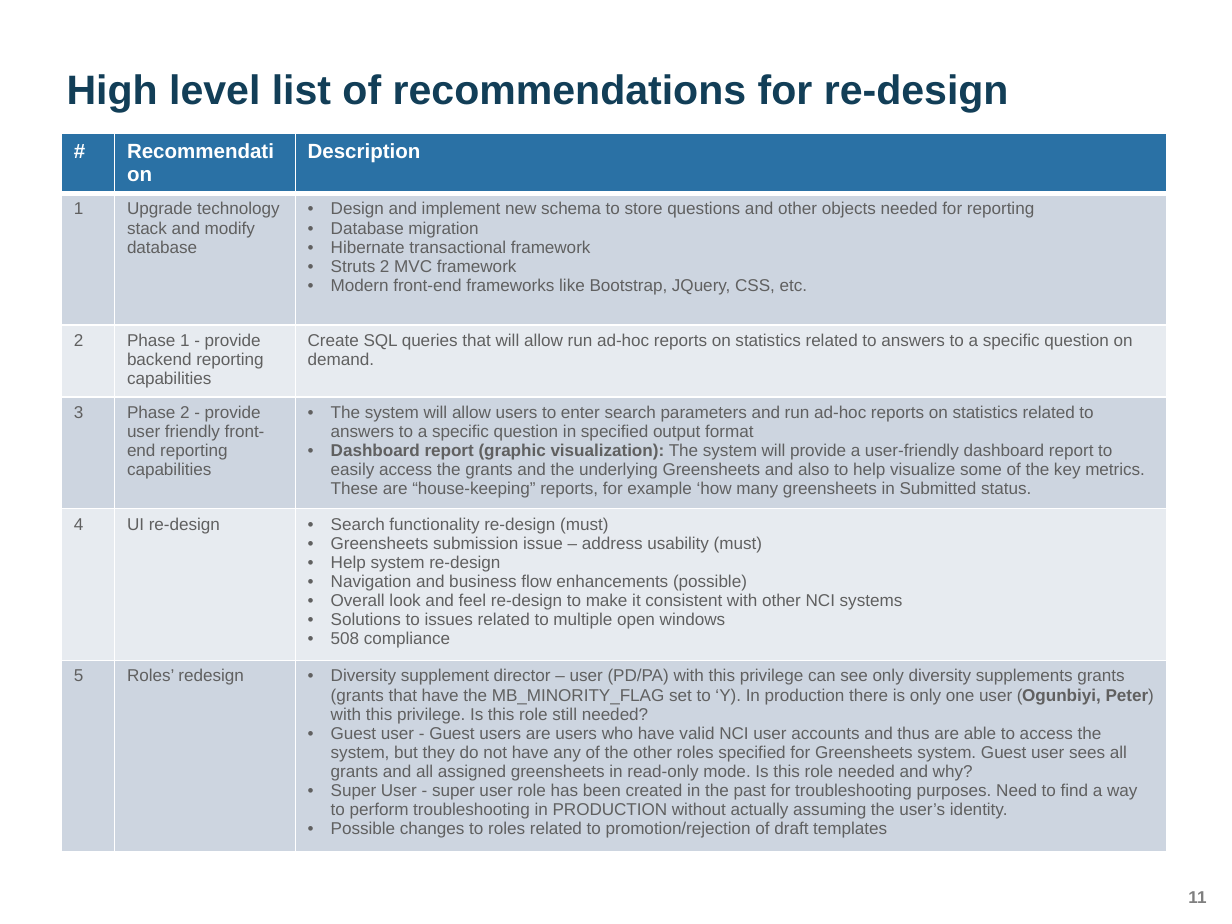
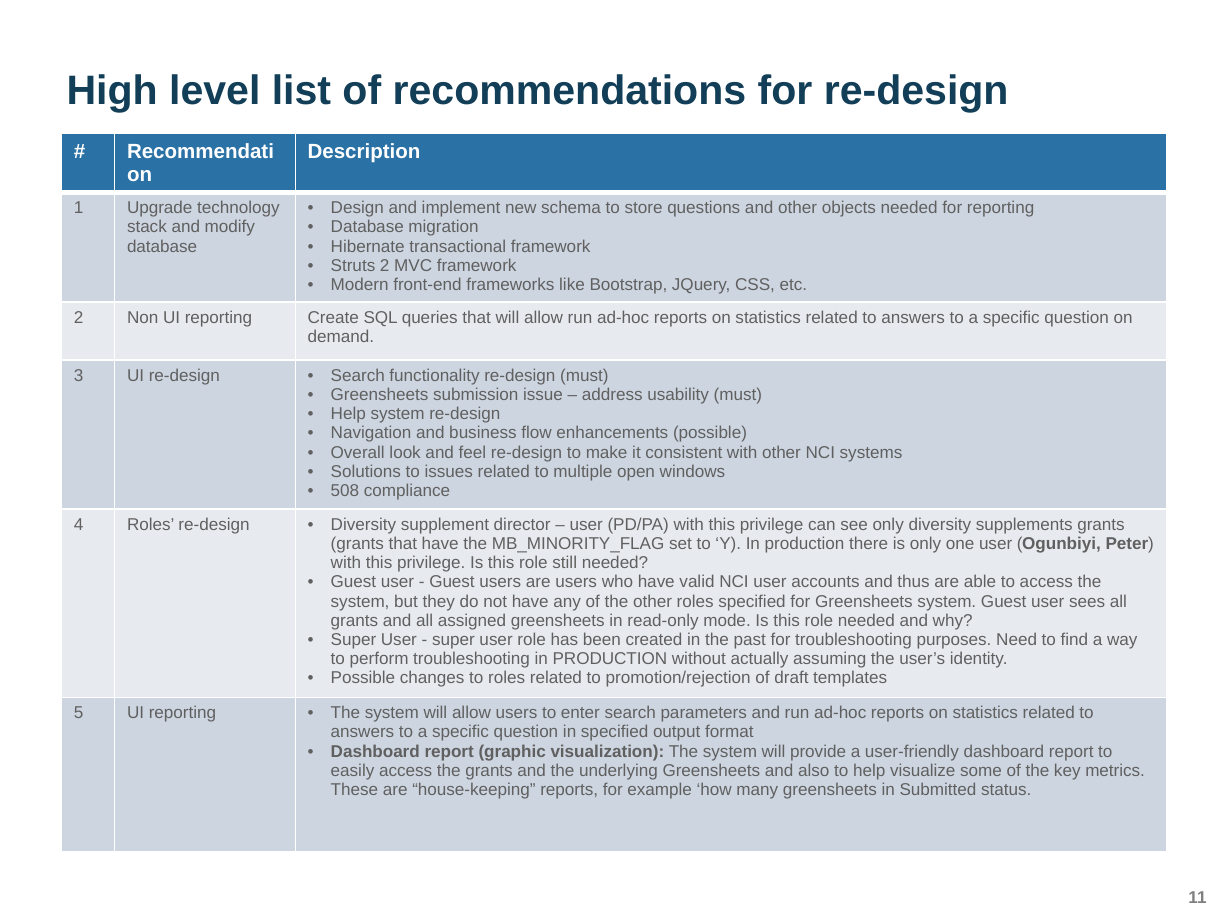
Before and after one commit to yaoh4/greensheets_classic, a slide deck: slide 11 of Requirements/Presentations/GreenSheets OGA presentation_version 1.pptx. Drawn at 1232x924 pixels with LibreOffice and Linux fonts; fonts in the diff are those of the drawing; background and template pictures are left out. Boxes give left, top, right and bottom in pixels: in the first picture for what was removed or moved away, otherwise in the second. Text is boxed around its words. In the diff, an @@ line names an element or a change of style, - is before the commit and + after.

```diff
--- a/Requirements/Presentations/GreenSheets OGA presentation_version 1.pptx
+++ b/Requirements/Presentations/GreenSheets OGA presentation_version 1.pptx
@@ table at [62, 133, 1167, 876] @@
-row 3, column 2: Phase 1 - provide backend reporting capabilities
+row 3, column 2: Non UI reporting
-row 4, column 2: Phase 2 - provide user friendly front-end reporting capabilities
+row 4, column 2: UI re-design
-row 4, column 3: The system will allow users to enter search parameters and run ad-hoc reports on statistics related to answers to a specific question in specified output format / Dashboard report (graphic visualization): The system will provide a user-friendly dashboard report to easily access the grants and the underlying Greensheets and also to help visualize some of the key metrics. These are “house-keeping” reports, for example ‘how many greensheets in Submitted status.
+row 4, column 3: Search functionality re-design (must) / Greensheets submission issue – address usability (must) / Help system re-design / Navigation and business flow enhancements (possible) / Overall look and feel re-design to make it consistent with other NCI systems / Solutions to issues related to multiple open windows / 508 compliance
-row 5, column 2: UI re-design
+row 5, column 2: Roles’ re-design
-row 5, column 3: Search functionality re-design (must) / Greensheets submission issue – address usability (must) / Help system re-design / Navigation and business flow enhancements (possible) / Overall look and feel re-design to make it consistent with other NCI systems / Solutions to issues related to multiple open windows / 508 compliance
+row 5, column 3: Diversity supplement director – user (PD/PA) with this privilege can see only diversity supplements grants (grants that have the MB_MINORITY_FLAG set to ‘Y). In production there is only one user (Ogunbiyi, Peter) with this privilege. Is this role still needed? / Guest user - Guest users are users who have valid NCI user accounts and thus are able to access the system, but they do not have any of the other roles specified for Greensheets system. Guest user sees all grants and all assigned greensheets in read-only mode. Is this role needed and why? / Super User - super user role has been created in the past for troubleshooting purposes. Need to find a way to perform troubleshooting in PRODUCTION without actually assuming the user’s identity. / Possible changes to roles related to promotion/rejection of draft templates
-row 6, column 2: Roles’ redesign
+row 6, column 2: UI reporting
-row 6, column 3: Diversity supplement director – user (PD/PA) with this privilege can see only diversity supplements grants (grants that have the MB_MINORITY_FLAG set to ‘Y). In production there is only one user (Ogunbiyi, Peter) with this privilege. Is this role still needed? / Guest user - Guest users are users who have valid NCI user accounts and thus are able to access the system, but they do not have any of the other roles specified for Greensheets system. Guest user sees all grants and all assigned greensheets in read-only mode. Is this role needed and why? / Super User - super user role has been created in the past for troubleshooting purposes. Need to find a way to perform troubleshooting in PRODUCTION without actually assuming the user’s identity. / Possible changes to roles related to promotion/rejection of draft templates
+row 6, column 3: The system will allow users to enter search parameters and run ad-hoc reports on statistics related to answers to a specific question in specified output format / Dashboard report (graphic visualization): The system will provide a user-friendly dashboard report to easily access the grants and the underlying Greensheets and also to help visualize some of the key metrics. These are “house-keeping” reports, for example ‘how many greensheets in Submitted status.
```
